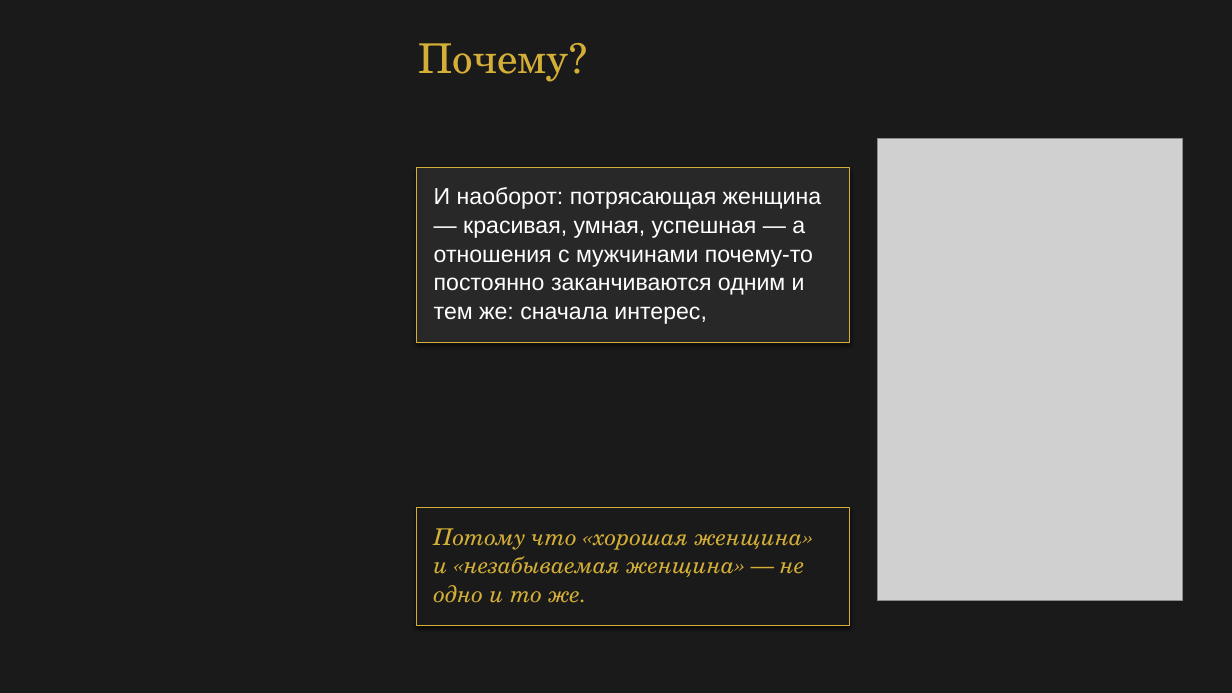
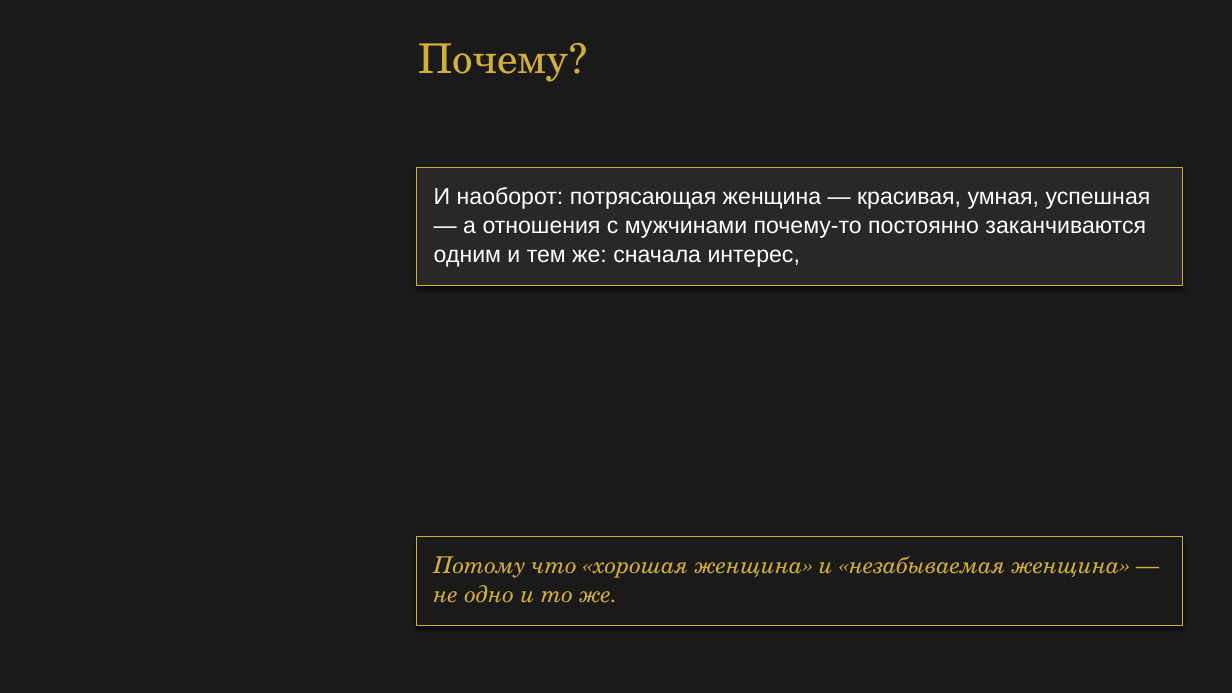
Before and after one commit to babylonofkommod-ai/-, a slide deck: slide 4 of Ваш Кристалл незабываемости.pptx. Drawn at 1232x693 pixels with LibreOffice and Linux fonts; fonts in the diff are those of the drawing; grey boxes stand for pictures. Boxes give left, top, right and bottom in pixels: in the first picture for what was removed or moved away, otherwise in the second. Text is boxed around its words. In the diff, an @@ line names an element or a change of style, - is before the commit and + after.

```diff
--- a/Ваш Кристалл незабываемости.pptx
+++ b/Ваш Кристалл незабываемости.pptx
@@ picture removed at box(878, 139, 1183, 601) @@
@@ rectangle: place and size @@
-rectangle at box(416, 167, 850, 344)
+rectangle at box(416, 167, 1183, 287)
@@ rectangle: place and size @@
-rectangle at box(417, 167, 850, 343)
+rectangle at box(417, 167, 1183, 286)
@@ text at box(434, 187, 1151, 267): text changed @@
-И наоборот: потрясающая женщина
-— красивая, умная, успешная — а
-отношения с мужчинами почему-то
-постоянно заканчиваются одним и
-тем же: сначала интерес,
+И наоборот: потрясающая женщина — красивая, умная, успешная
+— а отношения с мужчинами почему-то постоянно заканчиваются
+одним и тем же: сначала интерес,
@@ rectangle: place and size @@
-rectangle at box(416, 507, 850, 627)
+rectangle at box(416, 536, 1183, 627)
@@ rectangle: place and size @@
-rectangle at box(417, 507, 850, 626)
+rectangle at box(417, 536, 1183, 626)
@@ text at box(434, 556, 1120, 603): text changed @@
-Потому что «хорошая женщина»
-и «незабываемая женщина» — не
-одно и то же.
+Потому что «хорошая женщина» и «незабываемая женщина» —
+не одно и то же.
```
Also in this commit, not shown: 21 other slides changed, 13 other files.
